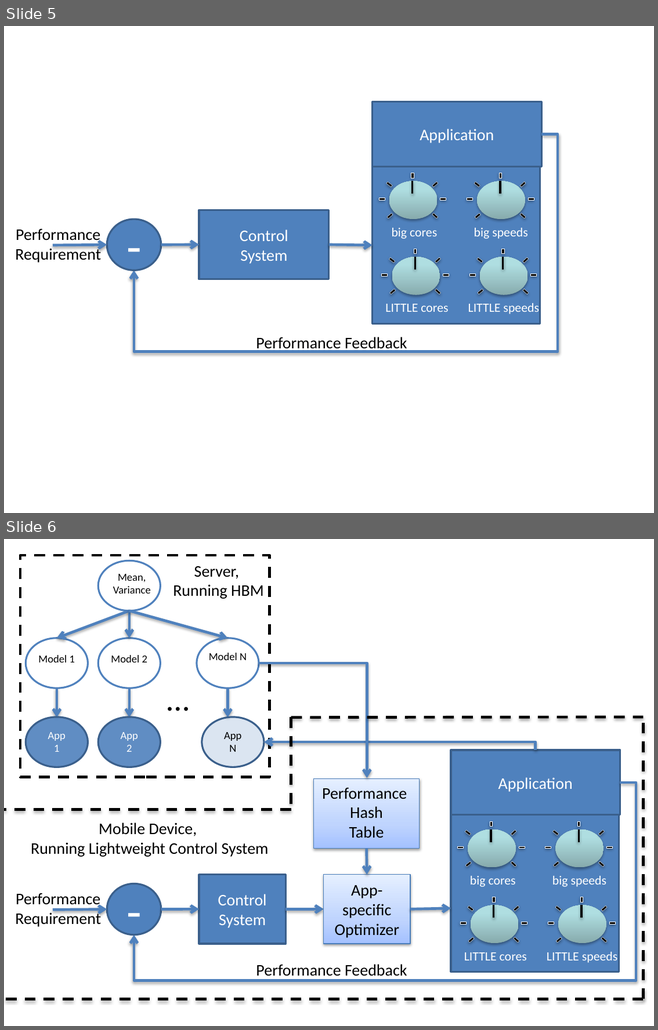
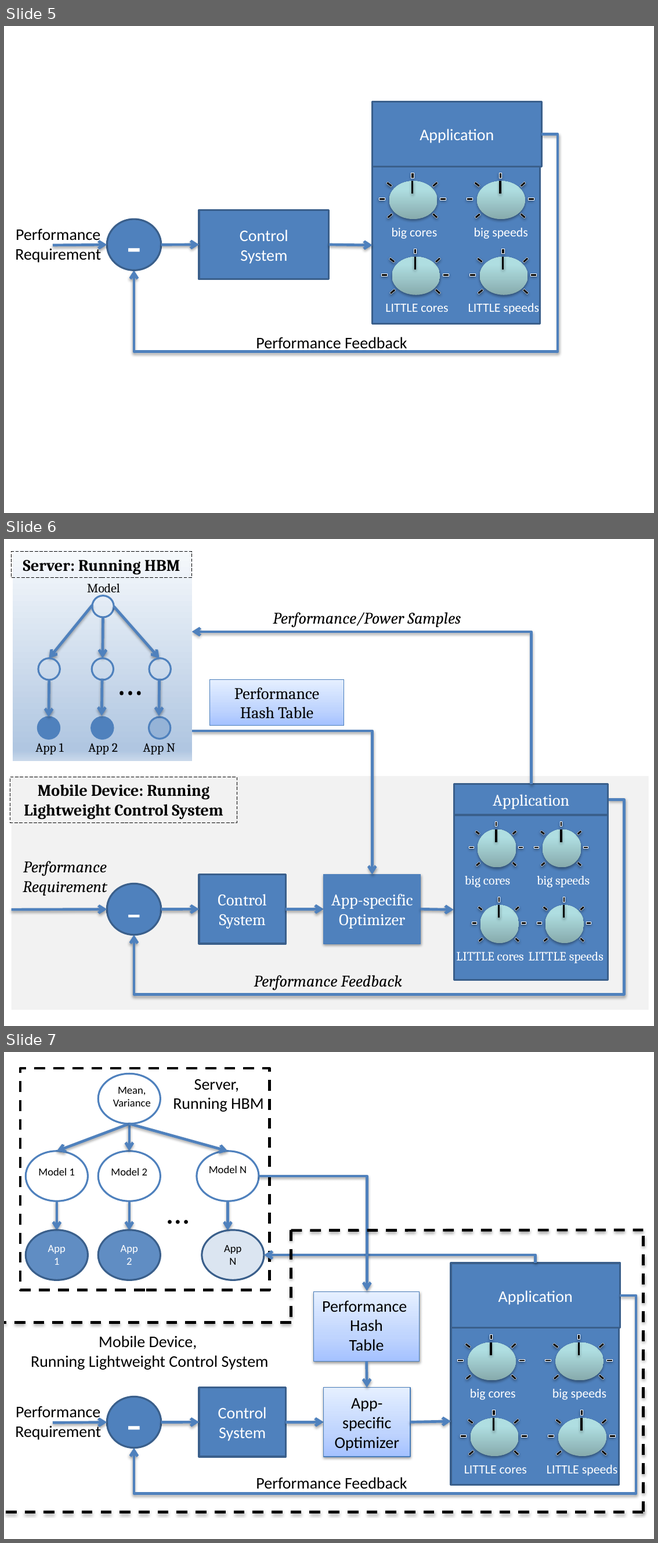
Before and after one commit to nmishra8/ASPLOS-17, a slide deck: figures/LEO+POET_backup_nikita.pptx. Shown one above the other, each under a label of ours: slides 5 and 6 before the commit, slides 5, 6 and 7 after it. The pictures are 658x1030 and 658x1543 pixels, drawn with LibreOffice and Linux fonts; fonts in the diff are those of the drawing. Boxes give left, top, right and bottom in pixels: in the first picture for what was removed or moved away, otherwise in the second. Text is boxed around its words. In the diff, an @@ line names an element or a change of style, - is before the commit and + after.

```diff
--- a/figures/LEO+POET_backup_nikita.pptx
+++ b/figures/LEO+POET_backup_nikita.pptx
@@ slide 6 added at [4,539,654,1026], background #FFFFFF @@
@@ text added at [273,612,460,627], 18 pt, text #000000, italic @@
+Performance/Power Samples
@@ elbow arrow added from (531, 784) to (192, 632), #4F81BD 3 pt @@
@@ group added at [11,550,192,761]: 7 ellipses, 6 arrows, 5 texts, 2 rectangles @@
+Server: Running HBM
+Model
+App 1
+App 2
+App N
+…
@@ rectangle added at [210,680,344,726], fill gradient #A4C4FF to #BFD4FF to #E6EEFF, outline #4B7EBC 0.75 pt, 18 pt, text #000000 @@
+Performance
+Hash Table
@@ elbow arrow added from (192, 730) to (372, 875), #4F81BD 3 pt @@
@@ rectangle added at [10,777,237,823], outline #000000 0.75 pt dashed, 18 pt, text #000000, bold @@
+Mobile Device: Running Lightweight Control System
@@ rectangle added at [11,776,648,1010], fill #F2F2F2 @@
@@ elbow arrow added from (607, 799) to (134, 935), #4F81BD 3 pt @@
@@ rectangle added at [454,784,607,815], fill #4F81BD, outline #3A5F8C 2 pt, 18 pt, text #FFFFFF @@
+Application
@@ rectangle added at [454,815,607,980], fill #4F81BD, outline #3A5F8C 2 pt @@
@@ text added at [23,861,107,896], 18 pt, text #000000, italic @@
+Performance
+Requirement
@@ group added at [468,821,524,870]: 7 math minuses, 1 ellipse, 1 line @@
@@ group added at [533,821,589,870]: 7 math minuses, 1 ellipse, 1 line @@
@@ ellipse added at [107,884,161,935], fill #4F81BD, outline #3A5F8C 2 pt, 54 pt, text #FFFFFF @@
+-
@@ rectangle added at [199,875,285,944], fill #4F81BD, outline #3A5F8C 2 pt, 18 pt, text #FFFFFF @@
+Control
+System
@@ rectangle added at [324,875,420,944], fill #4F81BD, outline #4B7EBC 0.75 pt, 18 pt, text #FFFFFF @@
+App-specific
+Optimizer
@@ text added at [465,876,510,888], 14 pt, text #FFFFFF @@
+big cores
@@ text added at [536,876,589,888], 14 pt, text #FFFFFF @@
+big speeds
@@ arrow added from (11, 910) to (107, 909), #4F81BD 3 pt @@
@@ arrow added from (161, 909) to (199, 909), #4F81BD 3 pt @@
@@ arrow added from (285, 909) to (324, 909), #4F81BD 3 pt @@
@@ arrow added from (420, 909) to (453, 910), #4F81BD 3 pt @@
@@ group added at [470,897,526,946]: 7 math minuses, 1 ellipse, 1 line @@
@@ group added at [535,897,591,946]: 7 math minuses, 1 ellipse, 1 line @@
@@ text added at [456,952,524,961], 14 pt, text #FFFFFF @@
+LITTLE cores
@@ text added at [528,952,603,964], 14 pt, text #FFFFFF @@
+LITTLE speeds
@@ text added at [254,975,402,990], 18 pt, text #000000, italic @@
+Performance Feedback
@@ what was slide 6 is now slide 7 @@
```
Also in this commit, not shown: 1 slide changed, 9 other files.
